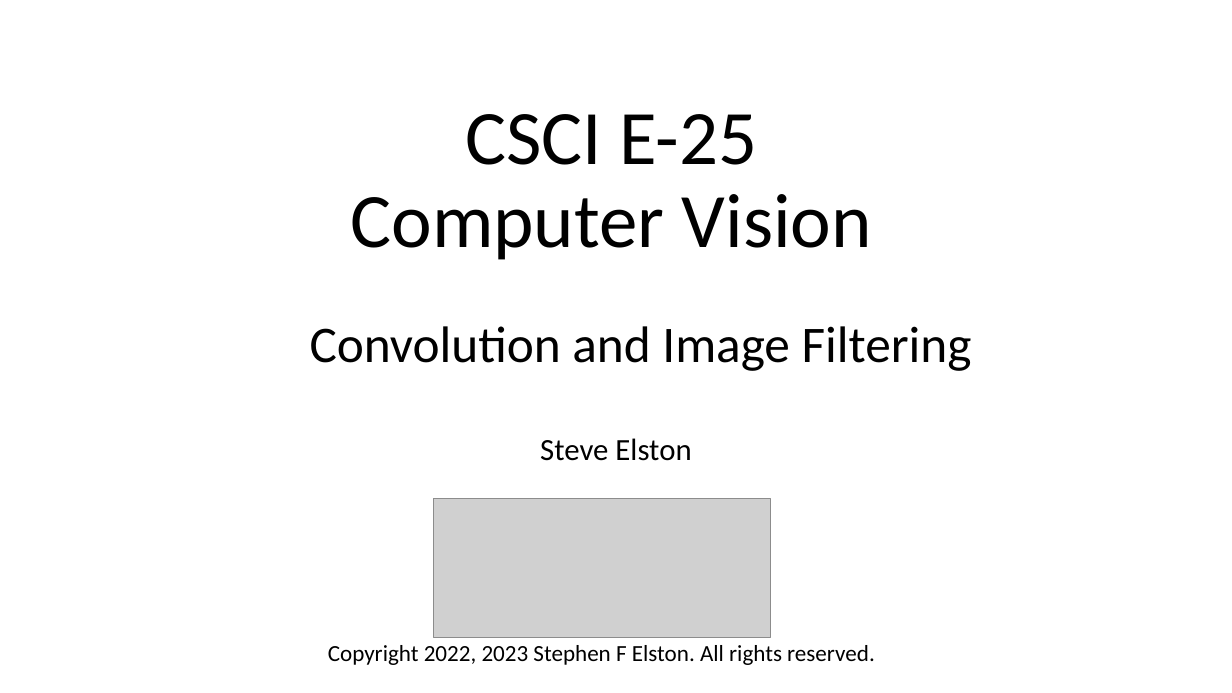
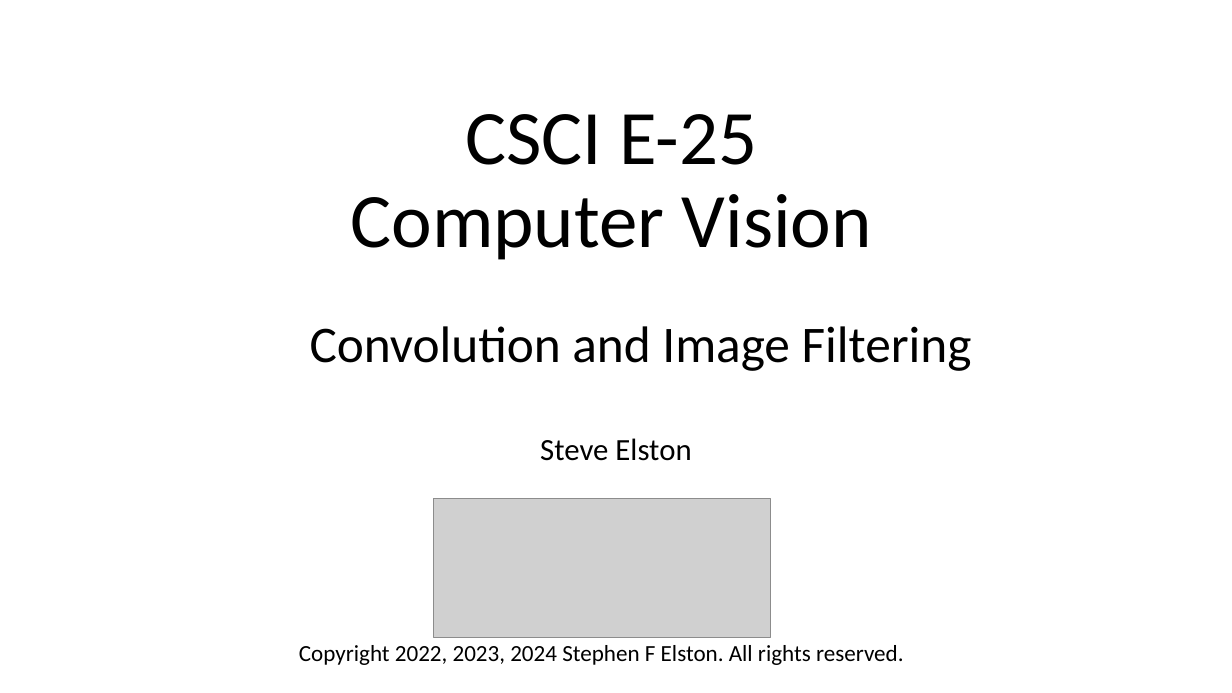
Before and after one commit to StephenElston/CSCI-E25, a slide deck: slide 1 of Slides/2_ConvolutionFilterig.pptx. Drawn at 1232x693 pixels with LibreOffice and Linux fonts; fonts in the diff are those of the drawing; grey boxes stand for pictures. Boxes give left, top, right and bottom in pixels: in the first picture for what was removed or moved away, otherwise in the second. Text is boxed around its words. In the diff, an @@ line names an element or a change of style, - is before the commit and + after.

Commit message:
Minor correction to slides

```diff
--- a/Slides/2_ConvolutionFilterig.pptx
+++ b/Slides/2_ConvolutionFilterig.pptx
@@ text at [299,645,904,665]: text changed @@
-Copyright 2022, 2023 Stephen F Elston. All rights reserved.
+Copyright 2022, 2023, 2024 Stephen F Elston. All rights reserved.
```
